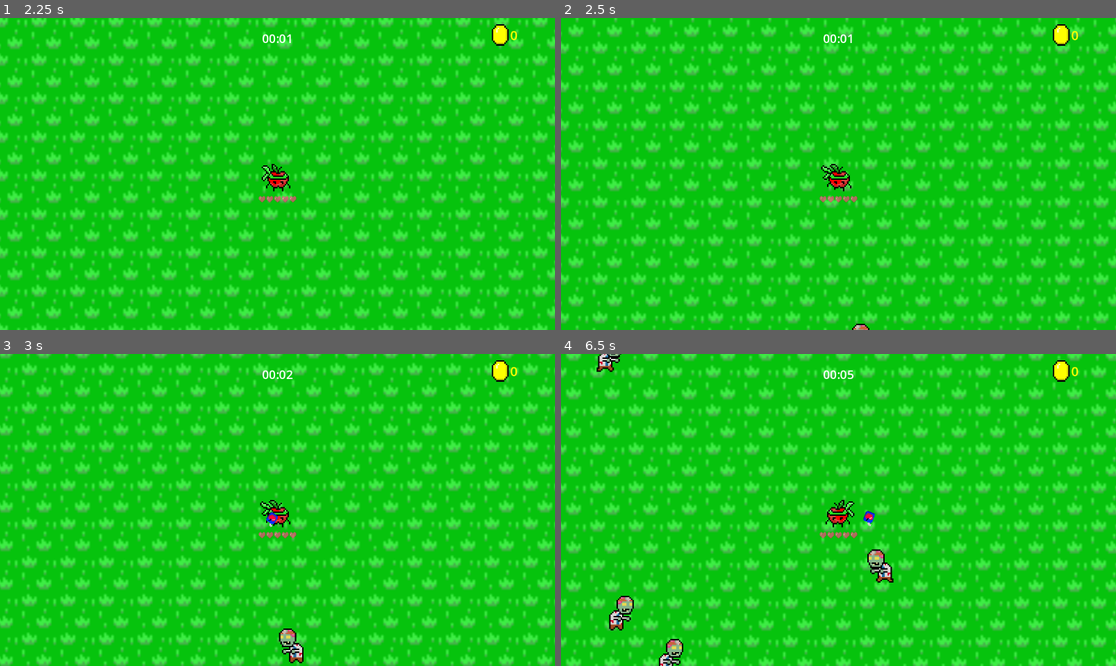
Above: before the commit, frames 1-4 (two rows, left to right).
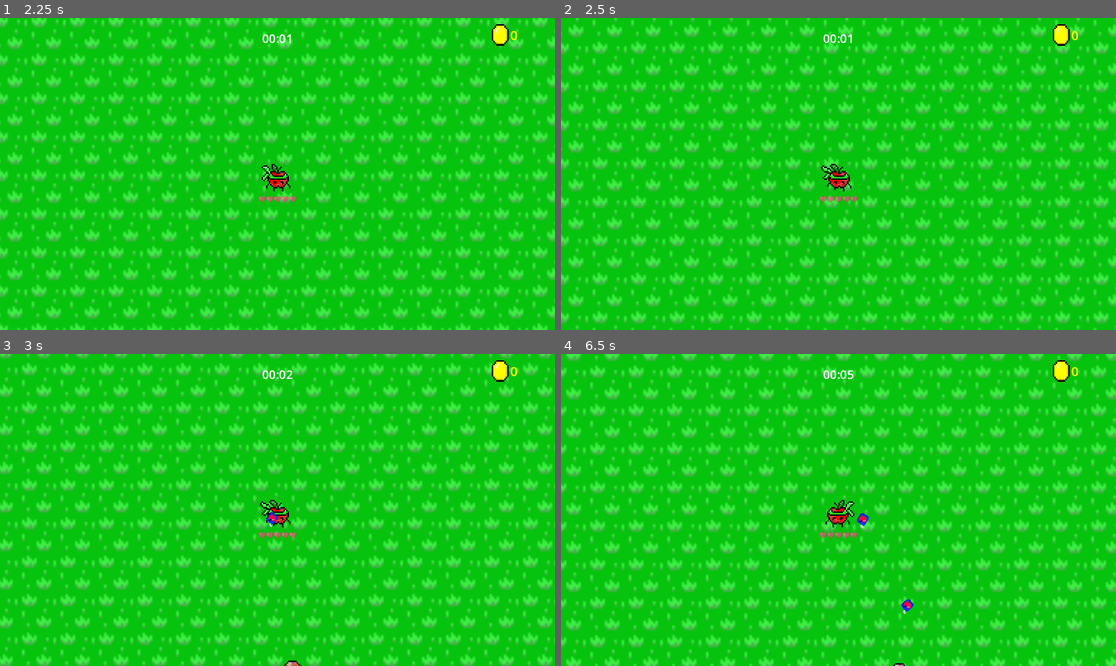
Above: after the commit, the same moments.

Repository: felixtjahyadi/halustudio
Game: Godot game, scene res://scenes/Utils/title.tscn
The game is run twice, just before and just after one commit, with the same random seed, the same clock (stepped at 60 frames per second) and the same inputs. Sound files missing from this copy of the repository are replaced by a short silence.
Inputs (mouse positions are in pixels of both pictures, inside the frame that each line leads up to):
- Up to frame 1 (2.25 s): click "Play" at 0.5 s; tap Enter at 1.25 s; move the mouse to (399, 158) at 1.27 s; hold D (right) 1.28-2.03 s; click (399, 158) at 1.35 s; move the mouse to (166, 189) at 2.02 s; hold S (down) from 2.03 s (still down); click (166, 189) at 2.1 s
- Up to frame 2 (2.5 s): keep holding S (down)
- Up to frame 3 (3 s): move the mouse to (333, 441) at 2.77 s; release S (down) at 2.78 s; hold D (right) from 2.78 s (still down); click (333, 441) at 2.85 s
- Up to frame 4 (6.5 s): move the mouse to (810, 572) at 3.52 s; release D (right) at 3.53 s; hold W (up) 3.53-4.28 s; click (810, 572) at 3.6 s; move the mouse to (1005, 556) at 4.27 s; hold A (left) 4.28-5.78 s; click (1005, 556) at 4.35 s; move the mouse to (672, 463) at 5.02 s; click (672, 463) at 5.1 s; move the mouse to (866, 510) at 5.77 s; hold S (down) from 5.78 s (still down); click (866, 510) at 5.85 s

Frame 1 is identical in both runs. In frame 2, less than 0.1% of the frame differs, in the area x 52-56%, y 97-100%; in frame 3, 0.4%; in frame 4, 1.3%, in the area x 6-64%, y 0-100%.

Commit message:
Feat: Enemy detection to player

Diff:
--- a/scenes/Enemy/base_enemy.tscn
+++ b/scenes/Enemy/base_enemy.tscn
@@ -38,6 +38,9 @@
 "speed": 5.0
 }]
 
+[sub_resource type="CircleShape2D" id="CircleShape2D_oaiih"]
+radius = 100.0
+
 [sub_resource type="RectangleShape2D" id="RectangleShape2D_xvife"]
 size = Vector2(17, 22.6667)
 
@@ -49,6 +52,11 @@
 [node name="AnimatedSprite2D" type="AnimatedSprite2D" parent="."]
 sprite_frames = SubResource("SpriteFrames_rnuoa")
 animation = &"walk"
+
+[node name="DetectionArea" type="Area2D" parent="."]
+
+[node name="CollisionShape2D" type="CollisionShape2D" parent="DetectionArea"]
+shape = SubResource("CircleShape2D_oaiih")
 
 [node name="HurtBox" parent="." instance=ExtResource("2_03hjd")]
 collision_layer = 4
--- a/scripts/base_enemy.gd
+++ b/scripts/base_enemy.gd
@@ -2,7 +2,7 @@
 
 class_name BaseEnemy
 
-@export var mov_speed = 80.0
+@export var mov_speed = 100.0
 @export var hp = 10
 @export var knock_back_recovery = 3.5
 @export var max_coins = 6
@@ -13,6 +13,7 @@
 var screen_size
 var death = preload("res://scenes/Enemy/death.tscn")
 var coins = preload("res://scenes/Loot/Coin.tscn")
+var chase = false
 
 @onready var player = get_tree().get_first_node_in_group("player")
 @onready var loot_base = get_tree().get_first_node_in_group("loot")
@@ -21,6 +22,7 @@
 @onready var sprite = $EnemyBody/AnimatedSprite2D
 @onready var hideTimer = $EnemyBody/HideTimer
 @onready var hurtbox = $EnemyBody/HurtBox
+@onready var detectionArea = $EnemyBody/DetectionArea
 @onready var sound = $EnemyBody/hurt_sound
 
 signal remove_from_array(object)
@@ -30,20 +32,33 @@
 	screen_size = get_viewport_rect().size
 	hurtbox.connect("hurt", Callable(self, "_on_hurt_box_hurt"))
 	hideTimer.connect("timeout", Callable(self, "_on_hide_timer_timeout"))
+	detectionArea.body_entered.connect(_on_detection_area_body_entered)
+	detectionArea.body_exited.connect(_on_detection_area_body_exited)
+
 
 func _physics_process(_delta):
-	knock_back = knock_back.move_toward(Vector2.ZERO, knock_back_recovery)
-	var direction = global_position.direction_to(player.global_position)
-	if direction.x > 0.1:
-		sprite.flip_h = true
-	elif direction.x < -0.1:
-		sprite.flip_h = false
+	if chase == true:
+		knock_back = knock_back.move_toward(Vector2.ZERO, knock_back_recovery)
+		var direction = global_position.direction_to(player.global_position)
+		if direction.x > 0.1:
+			sprite.flip_h = true
+		elif direction.x < -0.1:
+			sprite.flip_h = false
 
-	if direction != Vector2.ZERO:
-		sprite.play("walk")
-	velocity = direction*mov_speed
-	velocity += knock_back
-	move_and_slide()
+		if direction != Vector2.ZERO:
+			sprite.play("walk")
+		velocity = direction*mov_speed
+		velocity += knock_back
+		move_and_slide()
+
+func _on_detection_area_body_entered(body):
+	if body == player:
+		chase = true
+
+func _on_detection_area_body_exited(body):
+	if body == player:
+		chase = false
+
 
 func _on_hurt_box_hurt(damage, angle, knock_back_amount):
 	hp -= damage
--- /dev/null
+++ b/scripts/detection_area.gd
@@ -0,0 +1,13 @@
+extends Area2D
+
+signal entered(body)
+signal exited(body)
+
+func _ready():
+	area_entered.connect(on_area_entered)
+
+func on_area_entered(other_area: Area2D):
+	if not other_area is Player:
+		return
+
+	entered.emit()
--- a/scripts/player.gd
+++ b/scripts/player.gd
@@ -1,4 +1,5 @@
 extends CharacterBody2D
+class_name Player
 
 var mov_speed = 100.0
 var hp = 80
Not shown: 1 places in scenes/Enemy/base_enemy.tscn that only renumber resources
